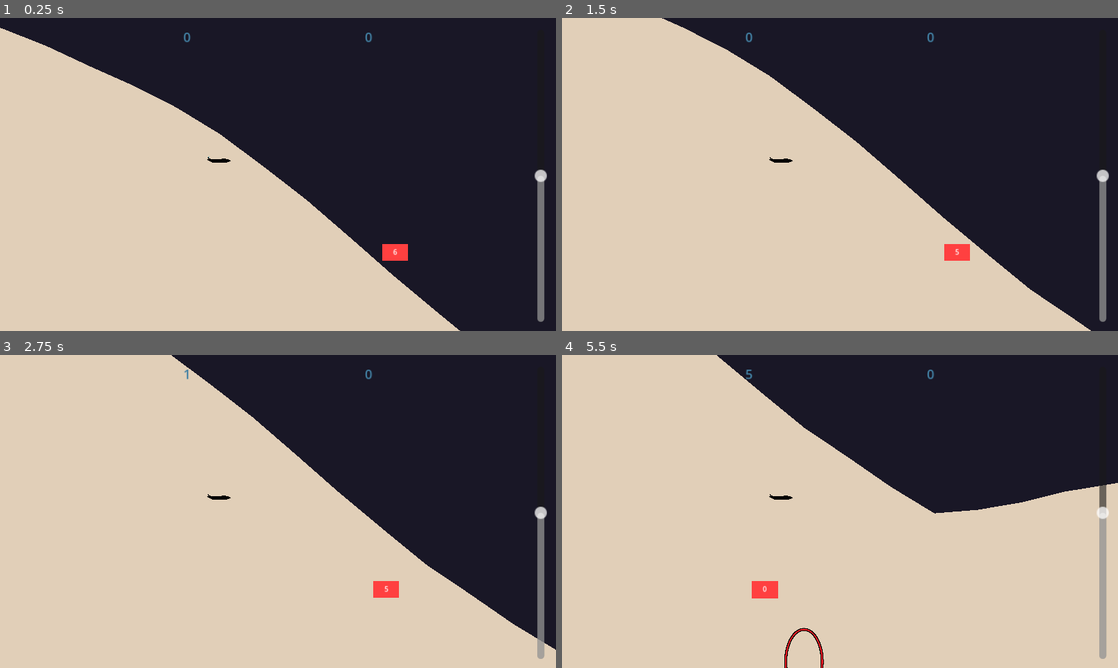
Above: before the commit, frames 1-4 (two rows, left to right).
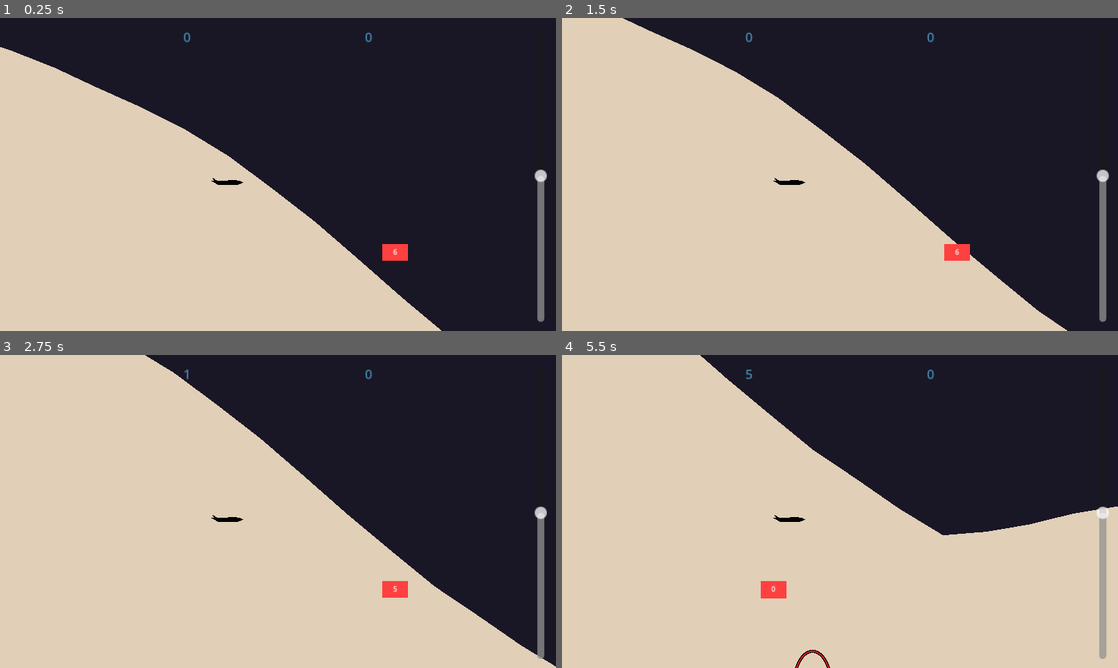
Above: after the commit, the same moments.

Repository: DvirKomlosh/glider
Game: Godot game, scene res://Scences/Main.tscn
Same seed, same stepped clock (60 frames per second), same inputs: the game is played once before the commit and once after it.
Inputs:
- Up to frame 1 (0.25 s): no input
- Up to frame 2 (1.5 s): tap Space at 0.77 s
- Up to frame 3 (2.75 s): tap Space at 1.52 s
- Up to frame 4 (5.5 s): tap Space at 3.02, 3.77, 4.52 s

The runs differ from the first frame. In frame 1, 4.4% of the frame differs, in the area x 0-83%, y 3-100%; in frame 2, 4.1%; in frame 3, 3.8%; in frame 4, 5.0%, in the area x 24-100%, y 0-100%.

Commit message:
add explosion on death

Diff:
--- a/Scences/Main.tscn
+++ b/Scences/Main.tscn
@@ -46,6 +46,7 @@
 
 [sub_resource type="Animation" id="Animation_hkra6"]
 resource_name = "death"
+length = 1.5
 tracks/0/type = "method"
 tracks/0/imported = false
 tracks/0/enabled = true
@@ -53,7 +54,7 @@
 tracks/0/interp = 1
 tracks/0/loop_wrap = true
 tracks/0/keys = {
-"times": PackedFloat32Array(1),
+"times": PackedFloat32Array(1.5),
 "transitions": PackedFloat32Array(1),
 "values": [{
 "args": [],
--- a/Scences/glider.tscn
+++ b/Scences/glider.tscn
@@ -1,20 +1,250 @@
-[gd_scene load_steps=4 format=3 uid="uid://dosackr3aogrr"]
+[gd_scene load_steps=17 format=3 uid="uid://dosackr3aogrr"]
 
 [ext_resource type="Script" path="res://Scripts/glider.gd" id="1_353v6"]
-[ext_resource type="Texture2D" uid="uid://dfpil2uoav4u6" path="res://Assets/glider.png" id="1_wdr1r"]
+[ext_resource type="AudioStream" uid="uid://0mnu0aqhu85p" path="res://Assets/Audio/Effects/medium-explosion-40472.mp3" id="2_rygos"]
 [ext_resource type="AudioStream" uid="uid://c2g0aiv8rtc3s" path="res://Assets/Audio/Effects/wind-2.mp3" id="3_u2eg4"]
 
+[sub_resource type="Gradient" id="Gradient_lwowt"]
+colors = PackedColorArray(0.533333, 0, 0.129412, 1, 1, 0.640667, 0.02, 1)
+
+[sub_resource type="GradientTexture1D" id="GradientTexture1D_h3f3o"]
+gradient = SubResource("Gradient_lwowt")
+
+[sub_resource type="Curve" id="Curve_kj0h1"]
+_data = [Vector2(0, 1), 0.0, 0.0, 0, 0, Vector2(1, 0.263736), 0.0, 0.0, 0, 0]
+point_count = 2
+
+[sub_resource type="CurveTexture" id="CurveTexture_ggyxo"]
+curve = SubResource("Curve_kj0h1")
+
+[sub_resource type="ParticleProcessMaterial" id="ParticleProcessMaterial_yd6wt"]
+particle_flag_disable_z = true
+emission_shape_scale = Vector3(50, 50, 1)
+angle_min = -180.0
+angle_max = 180.0
+spread = 180.0
+initial_velocity_min = -1200.0
+initial_velocity_max = 1200.0
+angular_velocity_min = -1.60933e-05
+angular_velocity_max = -1.60933e-05
+gravity = Vector3(0, 0, 0)
+scale_min = 150.0
+scale_max = 250.0
+scale_curve = SubResource("CurveTexture_ggyxo")
+color_ramp = SubResource("GradientTexture1D_h3f3o")
+hue_variation_min = -2.23517e-08
+hue_variation_max = -2.23517e-08
+
+[sub_resource type="Gradient" id="Gradient_obse2"]
+colors = PackedColorArray(0.16, 0.0346667, 0, 1, 0, 0, 0, 1)
+
+[sub_resource type="GradientTexture1D" id="GradientTexture1D_i8qd4"]
+gradient = SubResource("Gradient_obse2")
+
+[sub_resource type="Curve" id="Curve_tk735"]
+_data = [Vector2(0, 1), 0.0, 0.0, 0, 0, Vector2(0.330435, 0.725275), 0.0, 0.0, 0, 0, Vector2(1, 0.54945), 0.0, 0.0, 0, 0]
+point_count = 3
+
+[sub_resource type="CurveTexture" id="CurveTexture_cy1kd"]
+curve = SubResource("Curve_tk735")
+
+[sub_resource type="ParticleProcessMaterial" id="ParticleProcessMaterial_ft6ut"]
+particle_flag_disable_z = true
+angle_min = -180.0
+angle_max = 180.0
+spread = 180.0
+initial_velocity_min = 1100.0
+initial_velocity_max = 1600.0
+gravity = Vector3(0, 98, 0)
+scale_min = 40.0
+scale_max = 40.0
+scale_curve = SubResource("CurveTexture_cy1kd")
+color_ramp = SubResource("GradientTexture1D_i8qd4")
+
+[sub_resource type="Animation" id="Animation_yltgb"]
+resource_name = "Explode"
+length = 2.0
+tracks/0/type = "value"
+tracks/0/imported = false
+tracks/0/enabled = true
+tracks/0/path = NodePath("ExplosiveLines:visible")
+tracks/0/interp = 1
+tracks/0/loop_wrap = true
+tracks/0/keys = {
+"times": PackedFloat32Array(0, 0.966667),
+"transitions": PackedFloat32Array(1, 1),
+"update": 1,
+"values": [true, false]
+}
+tracks/1/type = "value"
+tracks/1/imported = false
+tracks/1/enabled = true
+tracks/1/path = NodePath("Polygon2D:visible")
+tracks/1/interp = 1
+tracks/1/loop_wrap = true
+tracks/1/keys = {
+"times": PackedFloat32Array(0, 0.133333, 1),
+"transitions": PackedFloat32Array(1, 1, 1),
+"update": 1,
+"values": [true, false, true]
+}
+tracks/2/type = "value"
+tracks/2/imported = false
+tracks/2/enabled = true
+tracks/2/path = NodePath("Polygon2D:color")
+tracks/2/interp = 1
+tracks/2/loop_wrap = true
+tracks/2/keys = {
+"times": PackedFloat32Array(0.0333333, 0.133333),
+"transitions": PackedFloat32Array(1, 1),
+"update": 0,
+"values": [Color(0, 0, 0, 1), Color(0, 0, 0, 0)]
+}
+tracks/3/type = "value"
+tracks/3/imported = false
+tracks/3/enabled = true
+tracks/3/path = NodePath("ExplosiveLines:emitting")
+tracks/3/interp = 1
+tracks/3/loop_wrap = true
+tracks/3/keys = {
+"times": PackedFloat32Array(0, 0.2),
+"transitions": PackedFloat32Array(1, 1),
+"update": 1,
+"values": [true, false]
+}
+tracks/4/type = "value"
+tracks/4/imported = false
+tracks/4/enabled = true
+tracks/4/path = NodePath("ExplosiveParticals:visible")
+tracks/4/interp = 1
+tracks/4/loop_wrap = true
+tracks/4/keys = {
+"times": PackedFloat32Array(0, 1),
+"transitions": PackedFloat32Array(1, 1),
+"update": 1,
+"values": [true, false]
+}
+tracks/5/type = "value"
+tracks/5/imported = false
+tracks/5/enabled = true
+tracks/5/path = NodePath("ExplosiveParticals:emitting")
+tracks/5/interp = 1
+tracks/5/loop_wrap = true
+tracks/5/keys = {
+"times": PackedFloat32Array(0, 0.2),
+"transitions": PackedFloat32Array(1, 1),
+"update": 1,
+"values": [true, false]
+}
+tracks/6/type = "value"
+tracks/6/imported = false
+tracks/6/enabled = true
+tracks/6/path = NodePath("ExplosionPlayer:playing")
+tracks/6/interp = 1
+tracks/6/loop_wrap = true
+tracks/6/keys = {
+"times": PackedFloat32Array(0, 1.9),
+"transitions": PackedFloat32Array(1, 1),
+"update": 1,
+"values": [true, false]
+}
+
+[sub_resource type="Animation" id="Animation_mnlxp"]
+length = 0.001
+tracks/0/type = "value"
+tracks/0/imported = false
+tracks/0/enabled = true
+tracks/0/path = NodePath("ExplosiveLines:visible")
+tracks/0/interp = 1
+tracks/0/loop_wrap = true
+tracks/0/keys = {
+"times": PackedFloat32Array(0),
+"transitions": PackedFloat32Array(1),
+"update": 1,
+"values": [false]
+}
+tracks/1/type = "value"
+tracks/1/imported = false
+tracks/1/enabled = true
+tracks/1/path = NodePath("Polygon2D:visible")
+tracks/1/interp = 1
+tracks/1/loop_wrap = true
+tracks/1/keys = {
+"times": PackedFloat32Array(0),
+"transitions": PackedFloat32Array(1),
+"update": 1,
+"values": [true]
+}
+tracks/2/type = "value"
+tracks/2/imported = false
+tracks/2/enabled = true
+tracks/2/path = NodePath("Polygon2D:color")
+tracks/2/interp = 1
+tracks/2/loop_wrap = true
+tracks/2/keys = {
+"times": PackedFloat32Array(0),
+"transitions": PackedFloat32Array(1),
+"update": 0,
+"values": [Color(0, 0, 0, 1)]
+}
+tracks/3/type = "value"
+tracks/3/imported = false
+tracks/3/enabled = true
+tracks/3/path = NodePath("ExplosiveLines:emitting")
+tracks/3/interp = 1
+tracks/3/loop_wrap = true
+tracks/3/keys = {
+"times": PackedFloat32Array(0),
+"transitions": PackedFloat32Array(1),
+"update": 1,
+"values": [false]
+}
+tracks/4/type = "value"
+tracks/4/imported = false
+tracks/4/enabled = true
+tracks/4/path = NodePath("ExplosiveParticals:visible")
+tracks/4/interp = 1
+tracks/4/loop_wrap = true
+tracks/4/keys = {
+"times": PackedFloat32Array(0),
+"transitions": PackedFloat32Array(1),
+"update": 1,
+"values": [true]
+}
+tracks/5/type = "value"
+tracks/5/imported = false
+tracks/5/enabled = true
+tracks/5/path = NodePath("ExplosiveParticals:emitting")
+tracks/5/interp = 1
+tracks/5/loop_wrap = true
+tracks/5/keys = {
+"times": PackedFloat32Array(0),
+"transitions": PackedFloat32Array(1),
+"update": 1,
+"values": [false]
+}
+tracks/6/type = "value"
+tracks/6/imported = false
+tracks/6/enabled = true
+tracks/6/path = NodePath("ExplosionPlayer:playing")
+tracks/6/interp = 1
+tracks/6/loop_wrap = true
+tracks/6/keys = {
+"times": PackedFloat32Array(0),
+"transitions": PackedFloat32Array(1),
+"update": 1,
+"values": [false]
+}
+
+[sub_resource type="AnimationLibrary" id="AnimationLibrary_fp8bb"]
+_data = {
+"Explode": SubResource("Animation_yltgb"),
+"RESET": SubResource("Animation_mnlxp")
+}
+
 [node name="Glider" type="CharacterBody2D" groups=["player"]]
+scale = Vector2(1.3, 1.3)
 script = ExtResource("1_353v6")
-
-[node name="Sprite2D" type="Sprite2D" parent="."]
-visible = false
-modulate = Color(0, 0, 0, 1)
-position = Vector2(2, -117)
-texture = ExtResource("1_wdr1r")
-flip_h = true
-region_enabled = true
-region_rect = Rect2(118.865, 0, 222.34, 80)
 
 [node name="Polygon2D" type="Polygon2D" parent="."]
 position = Vector2(0, -27)
@@ -36,6 +266,10 @@
 stream = ExtResource("3_u2eg4")
 autoplay = true
 
+[node name="ExplosionPlayer" type="AudioStreamPlayer" parent="."]
+stream = ExtResource("2_rygos")
+volume_db = 8.0
+
 [node name="CollisionPolygon2D" type="CollisionPolygon2D" parent="."]
 position = Vector2(0, -27)
 scale = Vector2(3, 3)
@@ -43,3 +277,23 @@
 
 [node name="TrailPosition" type="Marker2D" parent="."]
 position = Vector2(-255, 0)
+
+[node name="ExplosiveParticals" type="GPUParticles2D" parent="."]
+emitting = false
+amount = 20
+process_material = SubResource("ParticleProcessMaterial_yd6wt")
+explosiveness = 0.84
+visibility_rect = Rect2(-600, -300, 1200, 600)
+
+[node name="ExplosiveLines" type="GPUParticles2D" parent="."]
+visible = false
+emitting = false
+amount = 100
+process_material = SubResource("ParticleProcessMaterial_ft6ut")
+explosiveness = 0.84
+visibility_rect = Rect2(-600, -300, 1200, 600)
+
+[node name="AnimationPlayer" type="AnimationPlayer" parent="."]
+libraries = {
+"": SubResource("AnimationLibrary_fp8bb")
+}
--- a/Scripts/glider.gd
+++ b/Scripts/glider.gd
@@ -13,6 +13,7 @@
 @onready var wind_player = $WindPlayer
 @onready var points: Label = $Points
 @onready var trail_position: Marker2D = $TrailPosition
+@onready var animation_player: AnimationPlayer = $AnimationPlayer
 
 
 var is_alive = true
@@ -121,7 +122,8 @@
 	if collided:
 		is_alive = false
 		dead.emit()
-		create_tween().tween_property(self, "rotation", -PI/2, 1)
+		animation_player.play("Explode")
+		create_tween().tween_property(self, "velocity", Vector2(0,0),0.1)
 
 
 	queue_redraw()
Not shown, added: Assets/Audio/Effects/medium-explosion-40472.mp3.import
Not shown, added: Assets/Audio/Effects/medium-explosion-40472.mp3
